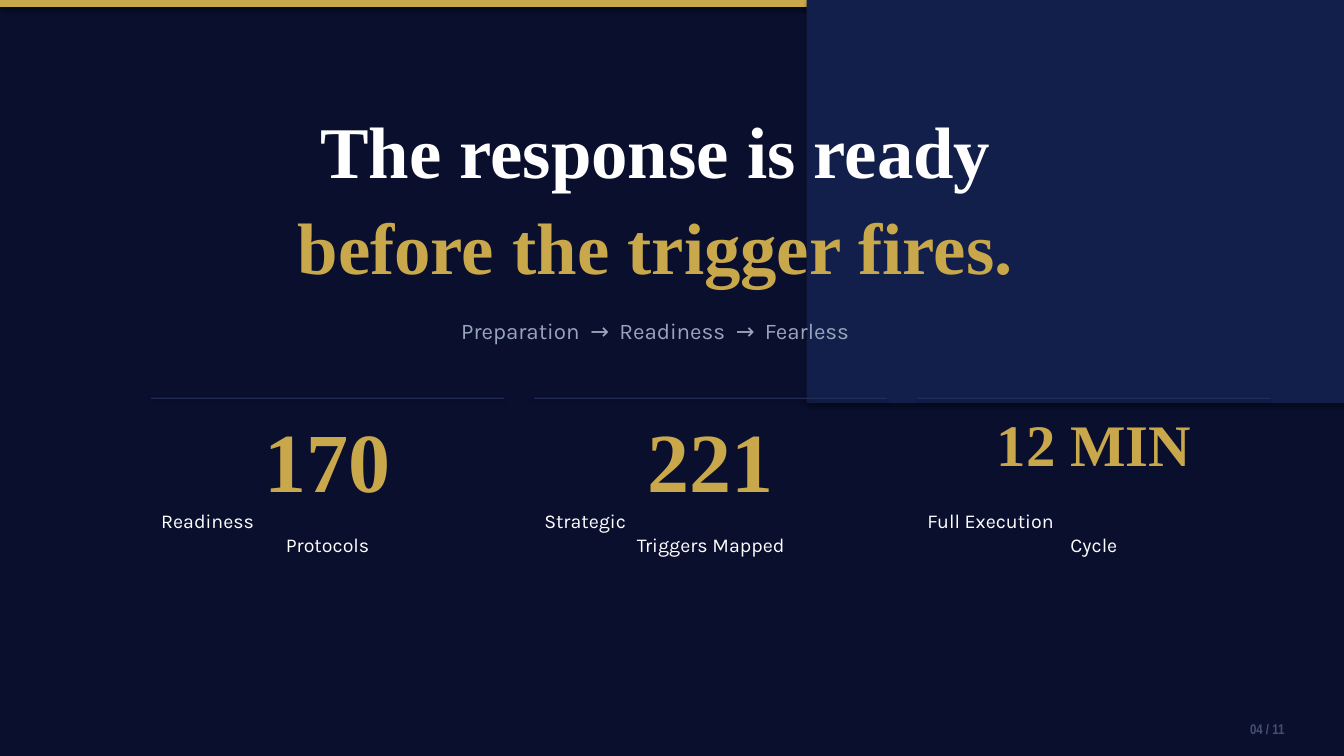
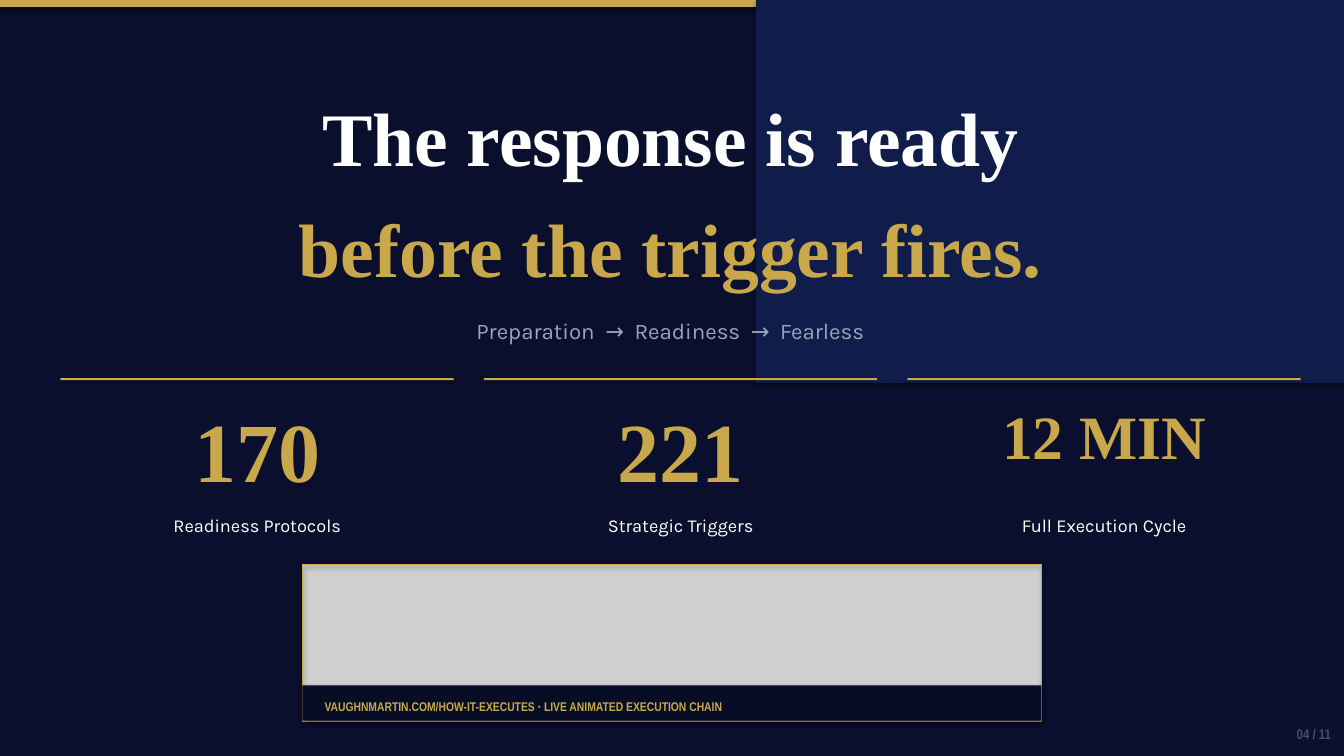
Before and after one commit to mbrunke18/CodePlatform1, a slide deck: slide 4 of attached_assets/VaughnMartin-Investor-Pitch-Deck.pptx. Drawn at 1344x756 pixels with LibreOffice and Linux fonts; fonts in the diff are those of the drawing; grey boxes stand for pictures. Boxes give left, top, right and bottom in pixels: in the first picture for what was removed or moved away, otherwise in the second. Text is boxed around its words. In the diff, an @@ line names an element or a change of style, - is before the commit and + after.

```diff
--- a/attached_assets/VaughnMartin-Investor-Pitch-Deck.pptx
+++ b/attached_assets/VaughnMartin-Investor-Pitch-Deck.pptx
@@ rectangle: place and size @@
-rectangle at [807, 0, 1344, 403]
+rectangle at [756, 0, 1344, 383]
@@ rectangle at [756, 0, 1344, 383]: fill #121F4A to #101C4A @@
@@ text "The response is ready" at [322, 113, 1018, 181]: size 52 to 54 pt @@
@@ text "The response is ready": place and size @@
-text "The response is ready" at [320, 127, 990, 193]
+text "The response is ready" at [322, 113, 1018, 181]
@@ text "before the trigger fires." at [299, 224, 1041, 292]: size 52 to 54 pt @@
@@ text "Preparation → Readiness → Fearless": place and size @@
-text "Preparation → Readiness → Fearless" at [461, 323, 849, 344]
+text "Preparation → Readiness → Fearless" at [476, 323, 864, 344]
@@ fill #222B55 to #C9A84C in 3 elements at [907, 378, 1301, 380], [484, 378, 877, 380], [60, 378, 454, 380] @@
@@ rectangle: place and size @@
-rectangle at [151, 397, 504, 398]
+rectangle at [60, 378, 454, 380]
@@ rectangle: place and size @@
-rectangle at [534, 397, 887, 398]
+rectangle at [484, 378, 877, 380]
@@ rectangle: place and size @@
-rectangle at [918, 397, 1270, 398]
+rectangle at [907, 378, 1301, 380]
@@ text "170": place and size @@
-text "170" at [265, 436, 391, 493]
+text "170" at [194, 426, 320, 483]
@@ text "221": place and size @@
-text "221" at [648, 436, 774, 492]
+text "221" at [618, 426, 744, 482]
@@ text "12 MIN": place and size @@
-text "12 MIN" at [997, 427, 1191, 466]
+text "12 MIN" at [1002, 418, 1206, 459]
@@ text "12 MIN" at [1002, 418, 1206, 459]: size 42 to 44 pt @@
@@ text "Readiness Protocols" at [173, 519, 341, 533]: size 14 to 13 pt @@
@@ text "Readiness Protocols": place and size @@
-text "Readiness Protocols" at [161, 514, 369, 553]
+text "Readiness Protocols" at [173, 519, 341, 533]
@@ text "Full Execution Cycle": place and size @@
-text "Full Execution Cycle" at [927, 514, 1117, 557]
+text "Full Execution Cycle" at [1022, 519, 1186, 537]
@@ text "Full Execution Cycle" at [1022, 519, 1186, 537]: size 14 to 13 pt @@
@@ text at [608, 519, 754, 537]: text changed; size 14 to 13 pt @@
-Strategic
-Triggers Mapped
+Strategic Triggers
@@ picture added at [302, 565, 1042, 721] @@
@@ rectangle added at [302, 565, 1042, 721], outline #C9A84C 1.2 pt @@
@@ rectangle added at [302, 686, 1042, 721], fill #080D26 @@
@@ text added at [325, 702, 722, 711], 9 pt, text #C9A84C, bold @@
+VAUGHNMARTIN.COM/HOW-IT-EXECUTES · LIVE ANIMATED EXECUTION CHAIN
@@ text "04 / 11" at [1297, 729, 1331, 739]: alignment left to right @@
```
Also in this commit, not shown: 9 other slides changed, 1 slide added, 1 slide removed, 12 other files.
